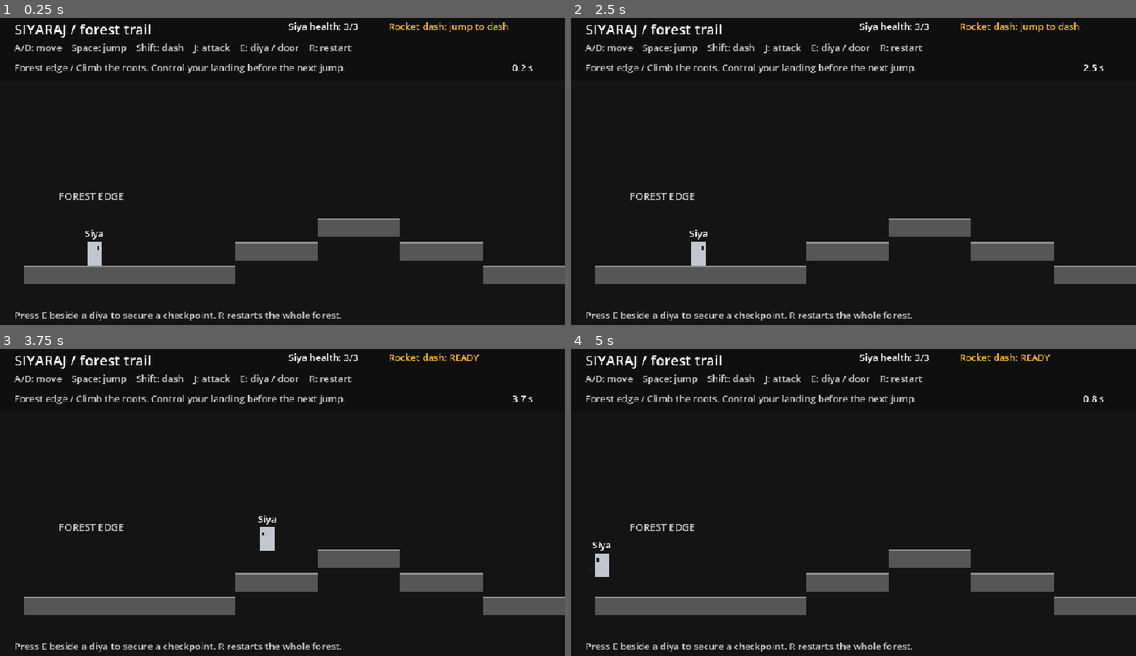
Above: before the commit, frames 1-4 (two rows, left to right).
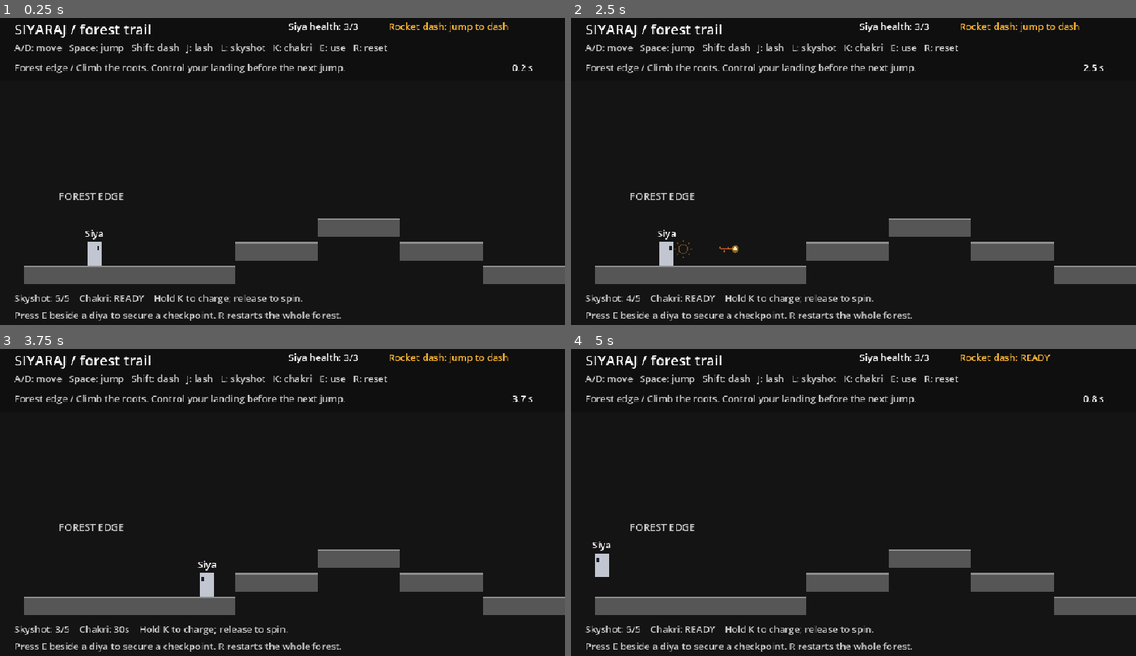
Above: after the commit, the same moments.

Repository: edwardEsmerson/siyaraj
Game: Godot game, scene res://scenes/main/forest.tscn
Same seed, same stepped clock (60 frames per second), same inputs: the game is played once before the commit and once after it.
Inputs (mouse positions are in pixels of both pictures, inside the frame that each line leads up to):
- Up to frame 1 (0.25 s): no input
- Up to frame 2 (2.5 s): tap Enter at 0.5 s; move the mouse to (977, 156) at 0.52 s; hold D (move_right) 0.53-1.28 s; tap J (attack) at 0.6 s; click (977, 156) at 0.67 s; tap Space (jump) at 0.77, 1.07, 1.52, 1.82 s; tap Shift (dash) at 0.8, 1.35 s; move the mouse to (740, 186) at 1.27 s; hold A (move_left) 1.28-2.03 s; tap E (interact) at 1.55, 2.1 s; move the mouse to (910, 100) at 2.02 s; hold D (move_right) from 2.03 s (still down); tap L (skyshot) at 2.3 s
- Up to frame 3 (3.75 s): move the mouse to (254, 566) at 2.77 s; tap L (skyshot) at 2.85 s; click (254, 566) at 2.92 s; tap Space (jump) at 3.02, 3.32 s; tap K (special) at 3.05, 3.6 s; move the mouse to (452, 548) at 3.52 s; release D (move_right) at 3.53 s; hold A (move_left) from 3.53 s (still down)
- Up to frame 4 (5 s): keep holding A (move_left); tap Space (jump) at 3.77, 3.8, 4.07, 4.35, 4.52, 4.82 s; tap R (restart) at 4.15 s; move the mouse to (684, 453) at 4.27 s; tap J (attack) at 4.55 s

The runs differ from the first frame. In frame 1, 1.2% of the frame differs, in the area x 2-69%, y 8-94%; in frame 2, 1.7%; in frame 3, 1.8%, in the area x 2-90%, y 1-94%; in frame 4, 1.2%.

Commit message:
feat: integrate three-weapon combat into the forest

Diff:
--- a/scenes/main/forest.tscn
+++ b/scenes/main/forest.tscn
@@ -2,7 +2,7 @@
 
 [ext_resource type="Script" path="res://scripts/main/main.gd" id="1_main"]
 [ext_resource type="PackedScene" path="res://scenes/levels/forest.tscn" id="2_course"]
-[ext_resource type="PackedScene" path="res://scenes/player/player.tscn" id="3_player"]
+[ext_resource type="PackedScene" path="res://scenes/player/forest_player.tscn" id="3_player"]
 
 [sub_resource type="StyleBoxFlat" id="CompletionStyle"]
 bg_color = Color(0.08, 0.08, 0.08, 0.97)
@@ -44,7 +44,7 @@
 offset_left = 24.0
 offset_top = 48.0
 theme_override_colors/font_color = Color(0.8, 0.8, 0.8, 1)
-text = "A/D: move    Space: jump    Shift: dash    J: attack    E: diya / door    R: restart"
+text = "A/D: move   Space: jump   Shift: dash   J: lash   L: skyshot   K: chakri   E: use   R: reset"
 
 [node name="Milestone" type="Label" parent="HUD"]
 offset_left = 24.0
@@ -73,6 +73,12 @@
 theme_override_colors/font_color = Color(0.8, 0.8, 0.8, 1)
 text = "Press E beside a diya to secure a checkpoint. R restarts the whole forest."
 
+[node name="WeaponStatus" type="Label" parent="HUD"]
+offset_left = 24.0
+offset_top = 474.0
+theme_override_colors/font_color = Color(0.8, 0.8, 0.8, 1)
+text = "Skyshot: 5/5    Chakri: READY    Hold K to charge; release to spin."
+
 [node name="DeathMessage" type="Label" parent="HUD"]
 visible = false
 offset_left = 300.0
--- /dev/null
+++ b/scenes/player/forest_player.tscn
@@ -0,0 +1,11 @@
+[gd_scene load_steps=4 format=3]
+
+[ext_resource type="PackedScene" path="res://scenes/player/player.tscn" id="1_player"]
+[ext_resource type="Script" path="res://scripts/player/weapons_playground_player.gd" id="2_weapons"]
+[ext_resource type="Script" path="res://scripts/combat/prototype_sparkler.gd" id="3_lash"]
+
+[node name="Player" instance=ExtResource("1_player")]
+script = ExtResource("2_weapons")
+
+[node name="Sparkler" parent="." index="6"]
+script = ExtResource("3_lash")
--- a/scripts/combat/prototype_sparkler.gd
+++ b/scripts/combat/prototype_sparkler.gd
@@ -1,5 +1,5 @@
 extends "res://scripts/combat/melee_attack.gd"
-## Single ground or aerial playground lash. Recovery presses are ignored, never buffered.
+## Single ground or aerial lash. Recovery presses are ignored, never buffered.
 var externally_locked: bool = false
 
 
--- a/scripts/levels/forest.gd
+++ b/scripts/levels/forest.gd
@@ -11,6 +11,7 @@
 static var return_point: Vector2
 static var pending_return: bool = false
 static var completed_rooms: Array[StringName] = []
+static var transition_state: Dictionary = {}
 var transitioning: bool = false
 var completed: bool = false
 
@@ -63,6 +64,13 @@
 
 func _use_portal(portal: Area2D) -> void:
 	transitioning = true
+	var player := get_tree().get_first_node_in_group("players") as CharacterBody2D
+	transition_state = {
+		"health": player.health,
+		"skyshot_ammo": player.skyshot_ammo,
+		"chakri_cooldown_remaining": player.chakri_cooldown_remaining,
+		"shot_recovery_remaining": player.shot_recovery_remaining,
+	}
 	if current_room == &"":
 		current_room = portal.get_meta("destination")
 		return_point = portal.global_position
@@ -77,6 +85,13 @@
 		current_room = &""
 		pending_return = true
 	get_tree().call_deferred("reload_current_scene")
+
+
+func restore_transition_state(player: CharacterBody2D) -> void:
+	# Doors remain within this forest level. Death and R create a fresh player.
+	for property in transition_state:
+		player.set(property, transition_state[property])
+	transition_state.clear()
 
 
 func camera_region() -> Rect2:
@@ -104,6 +119,7 @@
 	current_room = &""
 	pending_return = false
 	completed_rooms.clear()
+	transition_state.clear()
 
 
 func hint_at(x: float) -> String:
--- a/scripts/main/main.gd
+++ b/scripts/main/main.gd
@@ -25,6 +25,8 @@
 
 func _ready() -> void:
 	player.global_position = player_spawn.global_position
+	if course.has_method("restore_transition_state"):
+		course.restore_transition_state(player)
 	player.died.connect(_restart)
 	camera.position.x = player.global_position.x
 	camera.limit_left = 0
@@ -65,6 +67,10 @@
 		else:
 			camera.position.y = 270.0
 	health_status.text = "Siya health: %d/%d" % [player.health, player.max_health]
+	var weapon_status := get_node_or_null("HUD/WeaponStatus") as Label
+	if weapon_status != null:
+		var cooldown: String = "READY" if player.chakri_cooldown_remaining <= 0.0 else "%ds" % ceili(player.chakri_cooldown_remaining)
+		weapon_status.text = "Skyshot: %d/5    Chakri: %s    %s" % [player.skyshot_ammo, cooldown, "Hold K to charge; release to spin." if player.attack_status == "Ready" else player.attack_status]
 	if player.is_on_floor():
 		dash_status.text = "Rocket dash: jump to dash"
 	else:
--- a/scripts/player/weapons_playground_player.gd
+++ b/scripts/player/weapons_playground_player.gd
@@ -1,5 +1,5 @@
 extends "res://scripts/player/player.gd"
-## Isolated prototype controller. All movement impulses stay in this controller.
+## Weapon controller shared by the playground and forest. Movement impulses stay here.
 const Skyshot = preload("res://scripts/combat/skyshot_projectile.gd")
 
 const MAX_SKYSHOT_AMMO: int = 5
--- /dev/null
+++ b/tests/forest_weapons_check.gd
@@ -0,0 +1,77 @@
+extends "res://tests/forest_check.gd"
+## Exercise the weapon PR against real forest enemies and side-room transitions.
+
+func press(action: StringName) -> void:
+	Input.action_press(action)
+	await ticks(1)
+	Input.action_release(action)
+
+
+func run_checks() -> void:
+	change_scene_to_file("res://scenes/main/forest.tscn")
+	await scene_changed
+	player = current_scene.player
+	await ticks(4)
+	freeze_encounters()
+	check(player.skyshot_ammo == 5, "Forest must begin with five skyshots")
+	check(current_scene.get_node("HUD/WeaponStatus").text.contains("5/5"), "Forest HUD must show ammo")
+	var guard: CharacterBody2D = current_scene.course.get_node("Encounters/ClearingGuard")
+	await place(Vector2(1900, 430))
+	player.facing_direction = 1
+	var event := InputEventKey.new()
+	event.physical_keycode = KEY_L
+	event.pressed = true
+	Input.parse_input_event(event)
+	await ticks(1)
+	event = InputEventKey.new()
+	event.physical_keycode = KEY_L
+	Input.parse_input_event(event)
+	await ticks(20)
+	check(player.skyshot_ammo == 4 and guard.health == 1, "Physical L must fire a two-damage shot at the forest guard")
+	await place(Vector2(2010, 430))
+	await press(&"attack")
+	await ticks(25)
+	check(not is_instance_valid(guard), "J must finish the guard with the integrated lash")
+	var brute: CharacterBody2D = current_scene.course.get_node("Encounters/ShrineBrute")
+	await place(Vector2(15760, 430))
+	Input.action_press("special")
+	await ticks(65)
+	Input.action_release("special")
+	await ticks(3)
+	check(brute.health == 3, "Full chakri must deal three damage to the forest Brute")
+	check(player.chakri_cooldown_remaining > 29, "Chakri must begin its 30-second cooldown")
+	# Nonlethal damage and lighting a diya never refill specials.
+	player.take_damage(1, Vector2.ZERO)
+	await ticks(16)
+	await place(Vector2(2450, 430))
+	player.health = 2
+	await press_interact()
+	check(player.skyshot_ammo == 4 and player.health == 2, "Lighting a diya must preserve ammo and health")
+	await place(Vector2(5660, 270))
+	player.health = 2
+	var cooldown_before: float = player.chakri_cooldown_remaining
+	await press_interact()
+	await ticks(6)
+	player = current_scene.player
+	freeze_encounters()
+	check(current_scene.course.current_room == &"RootChamber", "Door must enter the root chamber")
+	check(player.skyshot_ammo == 4 and player.health == 2, "Entering a side room must preserve ammo and health")
+	check(player.chakri_cooldown_remaining > cooldown_before - 1, "Door must preserve chakri cooldown")
+	await place(Vector2(160, -2050))
+	player.health = 2
+	await press_interact()
+	await ticks(6)
+	player = current_scene.player
+	check(player.skyshot_ammo == 4 and player.health == 2, "Returning to the trail must preserve ammo and health")
+	check(player.chakri_cooldown_remaining > 25, "Returning must not reset chakri cooldown")
+	player.die()
+	await ticks(30)
+	player = current_scene.player
+	check(player.skyshot_ammo == 5 and player.health == 3 and player.chakri_cooldown_remaining == 0, "Death must restore health, ammo and chakri at the secured forest diya")
+	check(absf(player.position.x - 2450) < 1, "Weapon death must retain forest checkpoint flow")
+	for action in [&"attack", &"skyshot", &"special"]:
+		Input.action_release(action)
+	release_inputs()
+	if failures == 0:
+		print("PASS: forest lash, physical L skyshot, charged chakri, HUD, diya state, portal preservation and death reset")
+	quit(1 if failures > 0 else 0)
Not shown, added: tests/forest_weapons_check.gd.uid
Not shown, changed: AGENTS.md
Not shown, changed: README.md
Not shown, changed: docs/forest_level.md
Not shown, changed: docs/team_workflow.md
